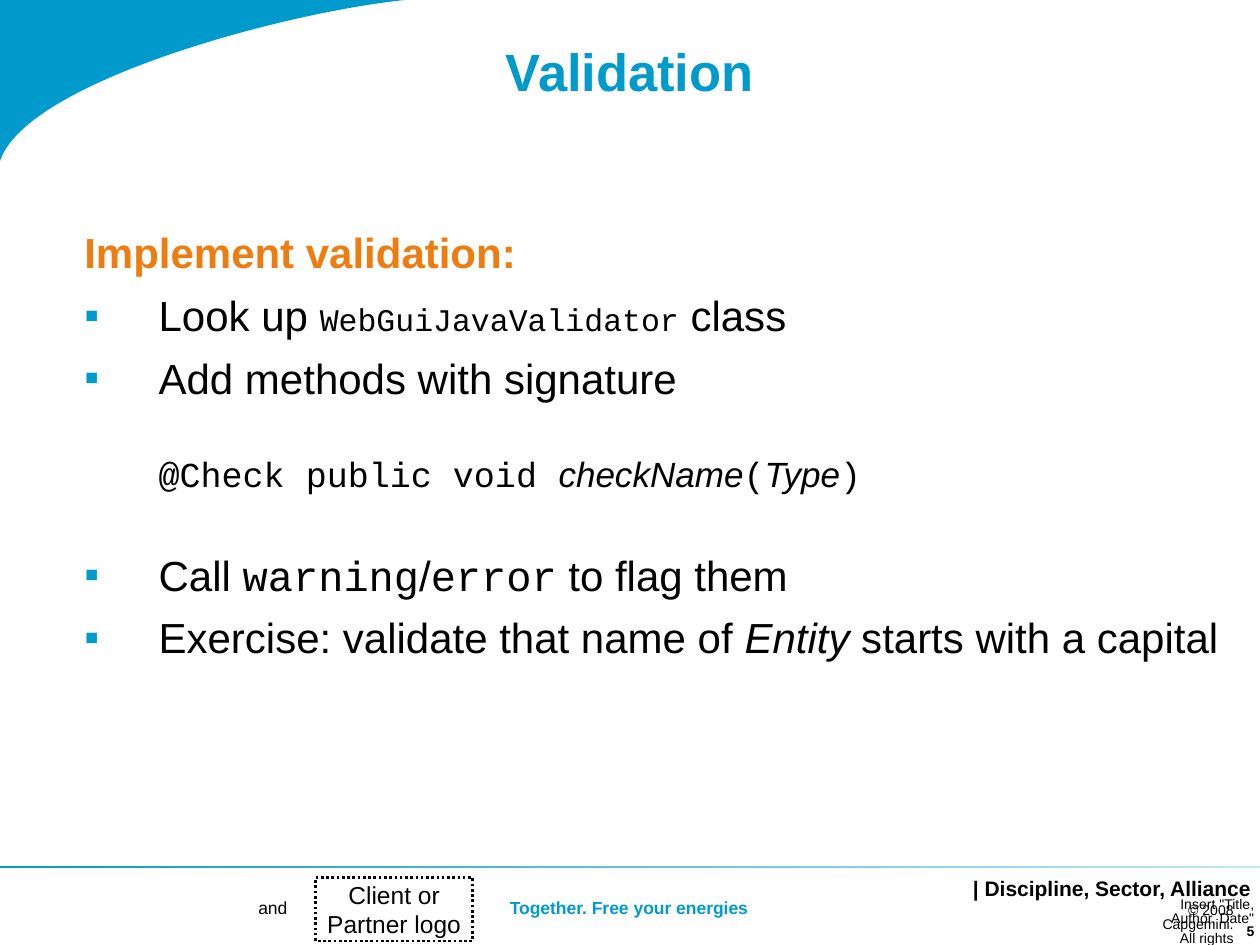
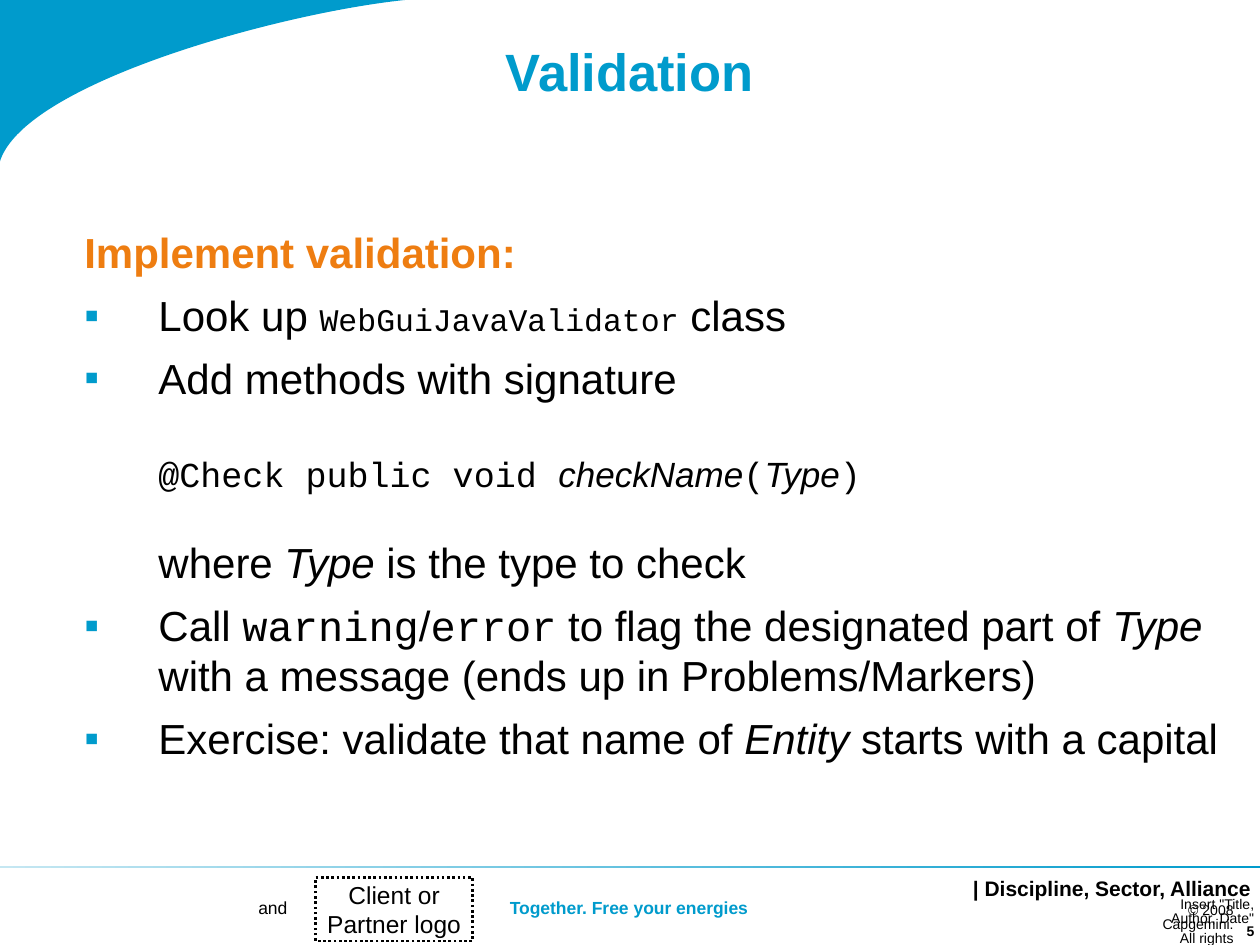
Before and after one commit to dslmeinte/xtext-workshop-code1, a slide deck: slide 5 of org.xtext.workshop.notes/sheets/Workshop 2.ppt. Drawn at 1260x945 pixels with LibreOffice and Linux fonts; fonts in the diff are those of the drawing; background and template pictures are left out. Boxes give left, top, right and bottom in pixels: in the first picture for what was removed or moved away, otherwise in the second. Text is boxed around its words. In the diff, an @@ line names an element or a change of style, - is before the commit and + after.

```diff
--- a/org.xtext.workshop.notes/sheets/Workshop 2.ppt
+++ b/org.xtext.workshop.notes/sheets/Workshop 2.ppt
@@ text at [158,363,1202,700]: text changed @@
-▪ Add methods with signature
-  @Check public void checkName(Type)
-▪ Call warning/error to flag them
+▪ Add methods with signature
+  @Check public void checkName(Type)
+  where Type is the type to check
+▪ Call warning/error to flag the designated part of Type with a message (ends up in Problems/Markers)
@@ rectangle at [0,866,1260,868]: fill gradient #C5E7F2 to #009BCC to gradient #009BCC to #C5E7F2 @@
```
Also in this commit, not shown: 19 other slides changed, 1 slide added, 1 other file.
